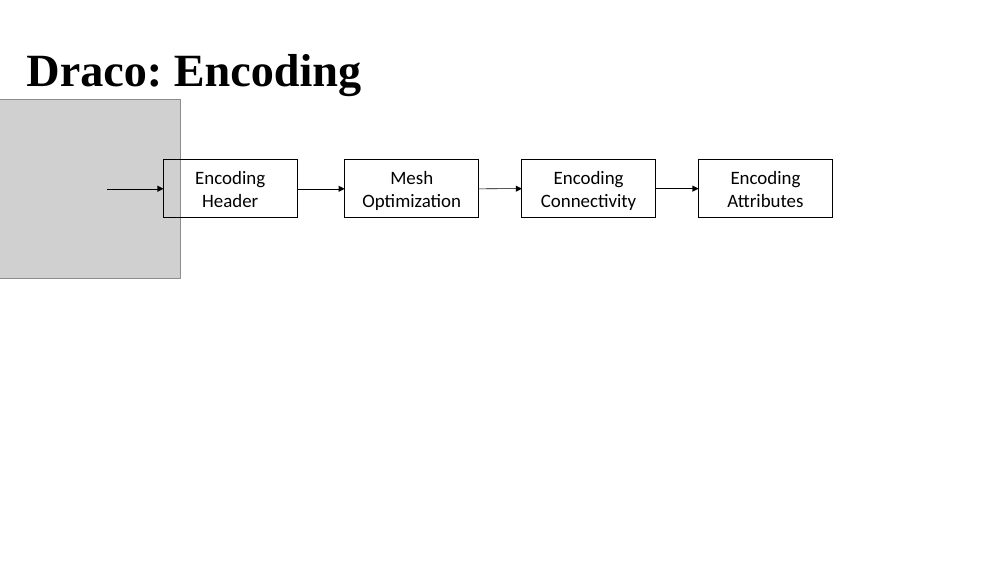
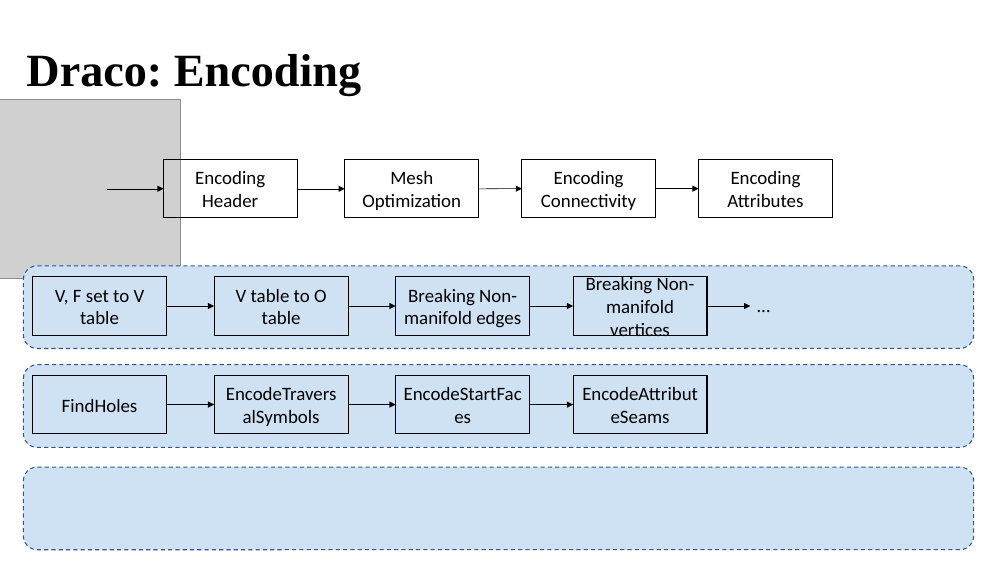
Before and after one commit to BigBang019/Reading, a slide deck: slide 10 of draco/draco.pptx (slide 9 before the commit). Drawn at 1008x567 pixels with LibreOffice and Linux fonts; fonts in the diff are those of the drawing; grey boxes stand for pictures. Boxes give left, top, right and bottom in pixels: in the first picture for what was removed or moved away, otherwise in the second. Text is boxed around its words. In the diff, an @@ line names an element or a change of style, - is before the commit and + after.

Commit message:
update draco

```diff
--- a/draco/draco.pptx
+++ b/draco/draco.pptx
@@ rounded rectangle added at [23,266,974,349], fill #CFE2F4, outline #325491 1 pt dashed @@
@@ rectangle added at [33,277,166,335], outline #000000 1 pt, 18 pt, text #000000 @@
+V, F set to V table
@@ rectangle added at [214,277,348,335], outline #000000 1 pt, 18 pt, text #000000 @@
+V table to O table
@@ rectangle added at [396,277,530,335], outline #000000 1 pt, 18 pt, text #000000 @@
+Breaking Non-manifold edges
@@ rectangle added at [573,277,707,335], outline #000000 1 pt, 18 pt, text #000000 @@
+Breaking Non-manifold vertices
@@ text added at [750,290,779,321], 18 pt, text #000000 @@
+…
@@ arrow added from (166, 306) to (214, 306), #000000 0.5 pt @@
@@ arrow added from (349, 306) to (396, 306), #000000 0.5 pt @@
@@ arrow added from (530, 306) to (573, 306), #000000 0.5 pt @@
@@ arrow added from (707, 306) to (751, 306), #000000 0.5 pt @@
@@ rounded rectangle added at [23,364,974,447], fill #CFE2F4, outline #325491 1 pt dashed @@
@@ rectangle added at [33,376,166,434], outline #000000 1 pt, 18 pt, text #000000 @@
+FindHoles
@@ rectangle added at [214,376,348,434], outline #000000 1 pt, 18 pt, text #000000 @@
+EncodeTraversalSymbols
@@ rectangle added at [396,376,530,434], outline #000000 1 pt, 18 pt, text #000000 @@
+EncodeStartFaces
@@ rectangle added at [573,376,707,434], outline #000000 1 pt, 18 pt, text #000000 @@
+EncodeAttributeSeams
@@ arrow added from (166, 405) to (214, 405), #000000 0.5 pt @@
@@ arrow added from (349, 405) to (396, 405), #000000 0.5 pt @@
@@ arrow added from (530, 405) to (573, 405), #000000 0.5 pt @@
@@ rounded rectangle added at [23,467,974,550], fill #CFE2F4, outline #325491 1 pt dashed @@
```
Also in this commit, not shown: 2 slides added, 1 slide removed, 3 other files.
